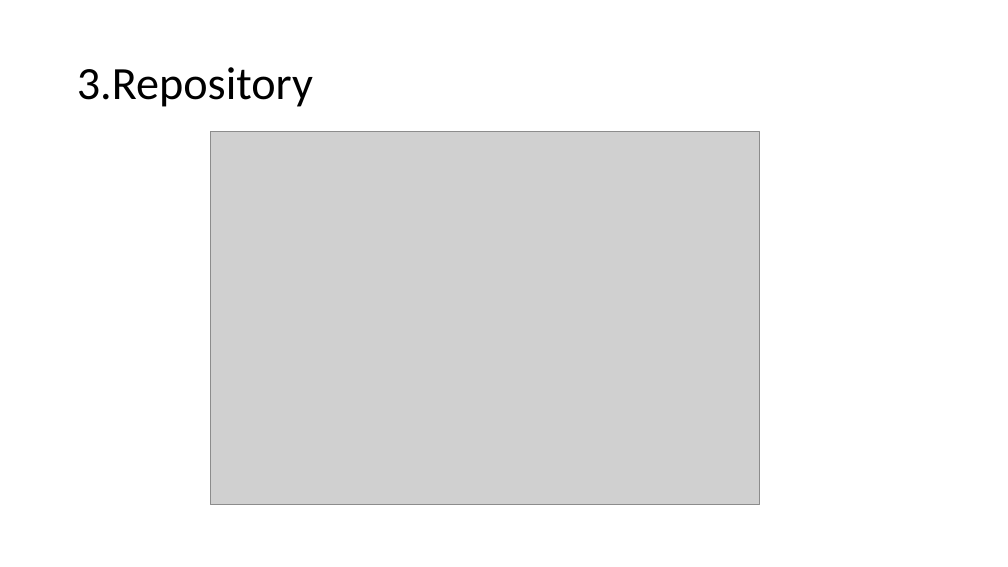
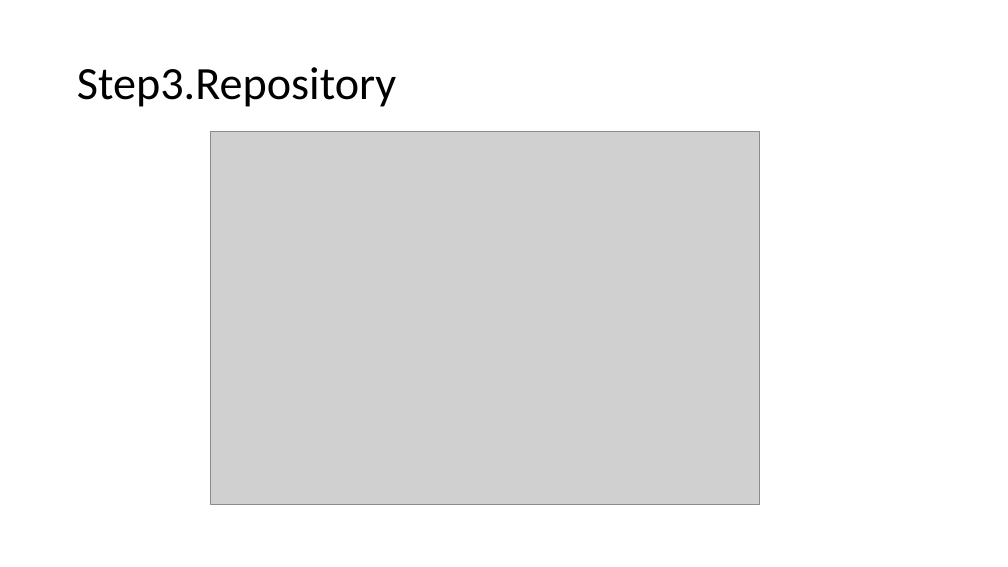
Before and after one commit to badrinath521/Kura-Badrinath, a slide deck: slide 3 of hometask1.pptx (slide 2 before the commit). Drawn at 1008x567 pixels with LibreOffice and Linux fonts; fonts in the diff are those of the drawing; grey boxes stand for pictures. Boxes give left, top, right and bottom in pixels: in the first picture for what was removed or moved away, otherwise in the second. Text is boxed around its words. In the diff, an @@ line names an element or a change of style, - is before the commit and + after.

```diff
--- a/hometask1.pptx
+++ b/hometask1.pptx
@@ title at [77,67,397,107]: text changed @@
-3.Repository
+Step3.Repository
```
Also in this commit, not shown: 4 slides added, 2 slides removed.
